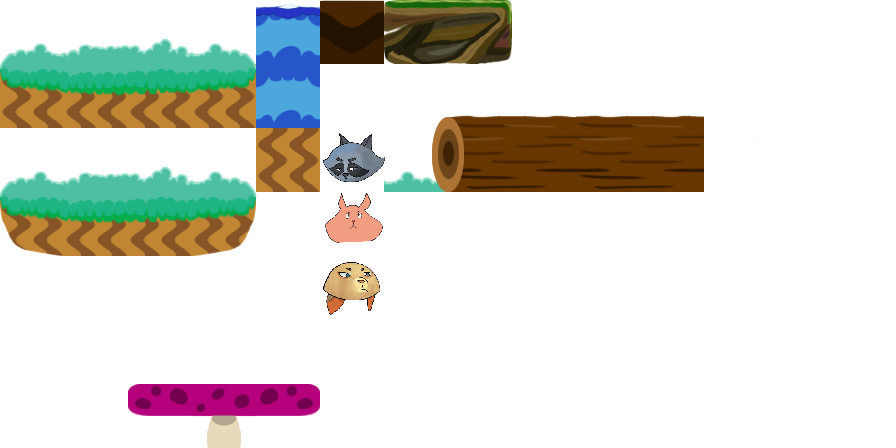
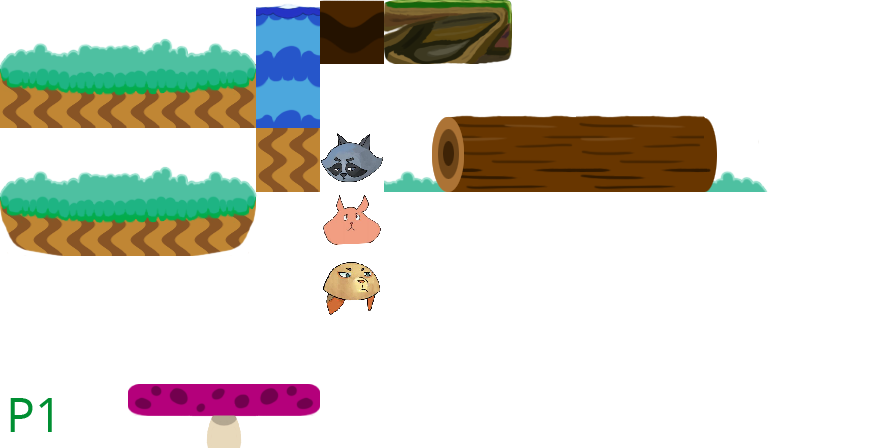
Two versions of the same layered image (896px x 448px). Layer-by-layer changes:
added layer "P1" above "Plate-forme" over [left=10, top=398, right=52, bottom=432]
painted on "Calque 4 copie" over [left=705, top=169, right=711, bottom=172]
added layer "Calque 6" above "Sol copie 2" over [left=703, top=116, right=717, bottom=192]
added layer "Sol copie 2" above "Waterfall2" over [left=704, top=170, right=768, bottom=192]
painted on "Calque 1" over [left=321, top=133, right=385, bottom=245]
